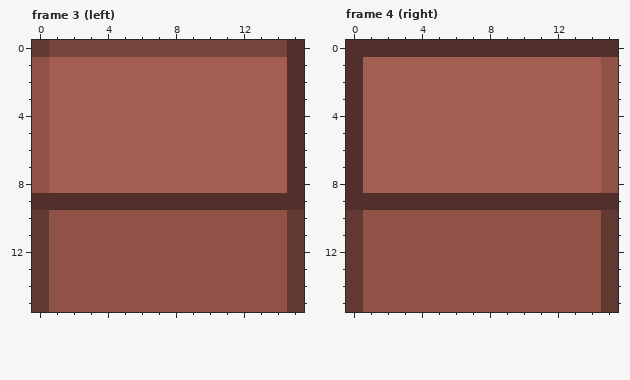
File history of a pixel-art file, assets/sprites/cabinet_1.aseprite. Above: the version before the commit.
16x16 pixels, 4 frames. Shown: frame 3 (left), frame 4 (right). The commit also changed other frames, which this record leaves out.
After the commit:
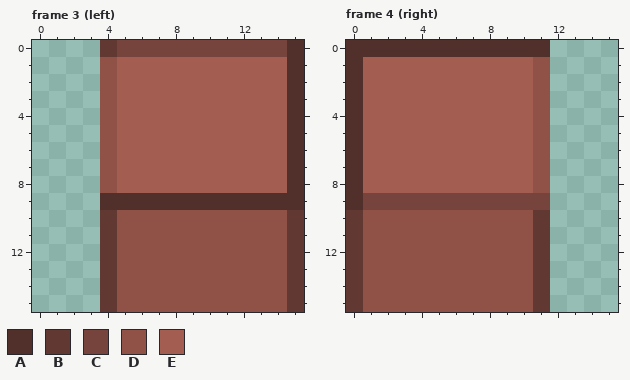
Palette (. is transparent): A #512f2a  B #623932  C #76433d  D #905247  E #a45d51
The exact change:
Frame 3 (left):
Colour B replaces colour C in row 0 at x 4.
Colour B replaces colour D in rows 10 to 15 at x 4.
Colour D replaces colour E in rows 1 to 8 at x 4.
Colour A is removed in row 9 at x 0 to 3.
Colour B is removed in row 0 at x 0; in rows 10 to 15 at x 0.
Colour C is removed in row 0 at x 1 to 3.
Colour D is removed in rows 1 to 8 at x 0; in rows 10 to 15 at x 1 to 3.
Colour E is removed in rows 1 to 8 at x 1 to 3.
Frame 4 (right):
Colour B replaces colour D in rows 10 to 15 at x 11.
Colour C replaces colour A in row 9 at x 1 to 11.
Colour D replaces colour E in rows 1 to 8 at x 11.
Colour A is removed in row 0 at x 12 to 15; in row 9 at x 12 to 15.
Colour B is removed in rows 10 to 15 at x 15.
Colour D is removed in rows 1 to 8 at x 15; in rows 10 to 15 at x 12 to 14.
Colour E is removed in rows 1 to 8 at x 12 to 14.
